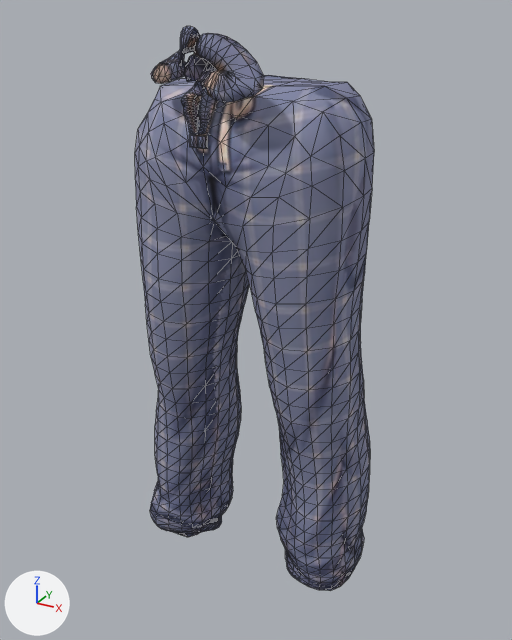
An edit to the glTF model character/export/parts/joggers.glb, drawn before and after from the same camera.
The view is the same before and after, from a 50 mm camera at (0.484, -0.867, 1.024) aimed at (-0.001, 0.015, 0.583). Every picture has the same lights, and +X, +Y and +Z are marked at lower left. The picture after the commit comes second. Mesh edges are drawn as thin lines. Vertices at exactly the same position are counted once.

Names of what the first picture shows: 'Outfit_Joggers'.
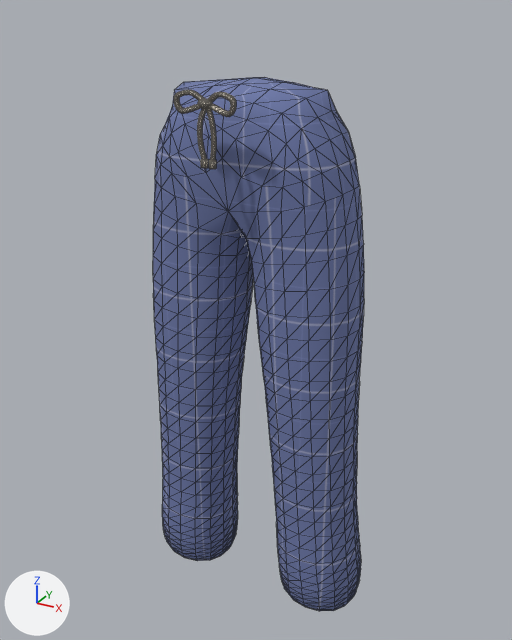
Location of each change, [x1, y1, x2, y2] in pixels of the pictures (512 x 640 px):
'Outfit_Joggers', reshaped (12% narrower): before [135, 26, 374, 591]; after [153, 77, 364, 611]
part 1 of me_outfit_joggers, added: after [201, 159, 208, 168]
part 2 of me_outfit_joggers, added: after [209, 160, 216, 169]
part 3 of me_outfit_joggers, rebuilt (12% narrower): before [135, 75, 374, 591]; after [153, 77, 364, 611]
part 4 of me_outfit_joggers, added (pale yellow): after [173, 90, 236, 161]
part 5 of me_outfit_joggers, deleted: before [151, 26, 200, 84]
part 6 of me_outfit_joggers, deleted: before [184, 54, 215, 82]
part 7 of me_outfit_joggers, deleted: before [197, 135, 207, 149]
part 8 of me_outfit_joggers, deleted: before [189, 134, 198, 148]
part 9 of me_outfit_joggers, cut back: before [181, 33, 264, 135]; after [198, 99, 212, 108]

Diff of the bpy script that builds the scene:
```diff
--- a/character/export/parts/joggers.glb.py
+++ b/character/export/parts/joggers.glb.py
@@ img_pants_plaid @@
+img_pants_plaid = load_image('pants_plaid', '_unpacked/pants_plaid', 1024, 1024, 'sRGB')
@@ mat_plaid @@
+mat_plaid = principled_material('Plaid')
+mat_plaid.texture = img_pants_plaid
+mat_plaid.roughness = 0.95
@@ mat_drawstring @@
+mat_drawstring = principled_material('Drawstring')
+mat_drawstring.base_color = (0.847, 0.768, 0.651)  # pale yellow #ede3d3
+mat_drawstring.roughness = 0.8
@@ me_outfit_joggers @@
 # used by ob_outfit_joggers; location = (0.0, 0.0, 0.0)
-me_outfit_joggers.from_pydata(...)  # 1678 vertices, 3296 faces; spans x -0.227..0.19, y -0.154..0.131, z 0.092..1.005
-me_outfit_joggers.materials.append(mat_paint_outfit_joggers)
+me_outfit_joggers.from_pydata(...)  # 1673 vertices, 3296 faces; spans x -0.192..0.192, y -0.12..0.093, z 0.092..0.939
+# me_outfit_joggers part 1: a new loose piece, an 8-sided cylinder along z spanning x -0.0108..-0.0012, y -0.1148..-0.1052, z 0.84..0.85, in mat_drawstring (pale yellow #ede3d3)
+# me_outfit_joggers part 2: a new loose piece, an 8-sided cylinder along z spanning x 0.0012..0.0108, y -0.1148..-0.1052, z 0.84..0.85, in mat_drawstring (pale yellow #ede3d3)
+# me_outfit_joggers part 3: the loose piece of 1032 vertices spanning x -0.227..0.19, y -0.129..0.131, z 0.092..0.941 is rebuilt with 1032 vertices and now spans x -0.192..0.192, y -0.077..0.093, z 0.092..0.939, in mat_plaid (picture img_pants_plaid)
+# me_outfit_joggers part 4: a new loose piece of 531 vertices spanning x -0.043..0.043, y -0.12..-0.106, z 0.847..0.933, in mat_drawstring (pale yellow #ede3d3)
+# me_outfit_joggers part 5: the loose piece of 152 vertices spanning x -0.079..0.01, y -0.146..-0.103, z 0.941..1.005 is deleted
+# me_outfit_joggers part 6: the loose piece of 74 vertices spanning x -0.029..0.032, y -0.134..-0.089, z 0.942..0.977 is deleted
+# me_outfit_joggers part 7: the loose piece of 18 vertices spanning x 0.001..0.011, y -0.14..-0.124, z 0.868..0.884 is deleted
+# me_outfit_joggers part 8: the loose piece of 18 vertices spanning x -0.011..-0.001, y -0.14..-0.124, z 0.868..0.884 is deleted
+# me_outfit_joggers part 9: 383 vertices removed from x -0.018..0.099, y -0.154..-0.08, z 0.885..0.999; 73 vertices added at x -0.01..0.01, y -0.12..-0.105, z 0.912..0.924
+me_outfit_joggers.materials.append(mat_plaid)  # picture img_pants_plaid
+me_outfit_joggers.materials.append(mat_drawstring)  # pale yellow #ede3d3
```
